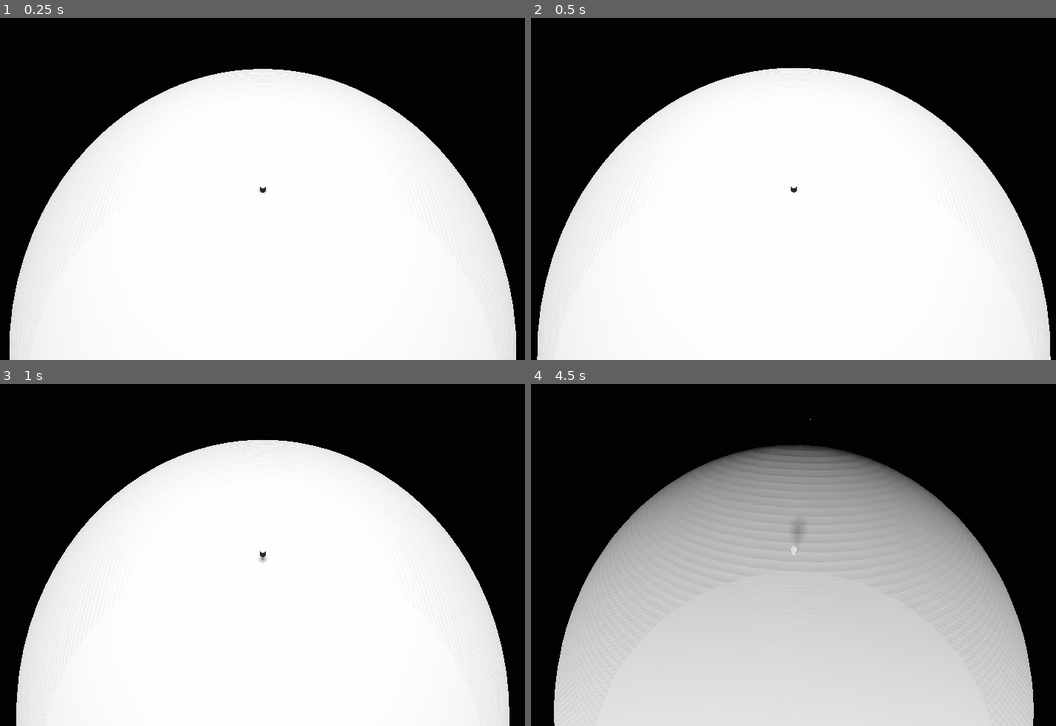
Above: before the commit, frames 1-4 (two rows, left to right).
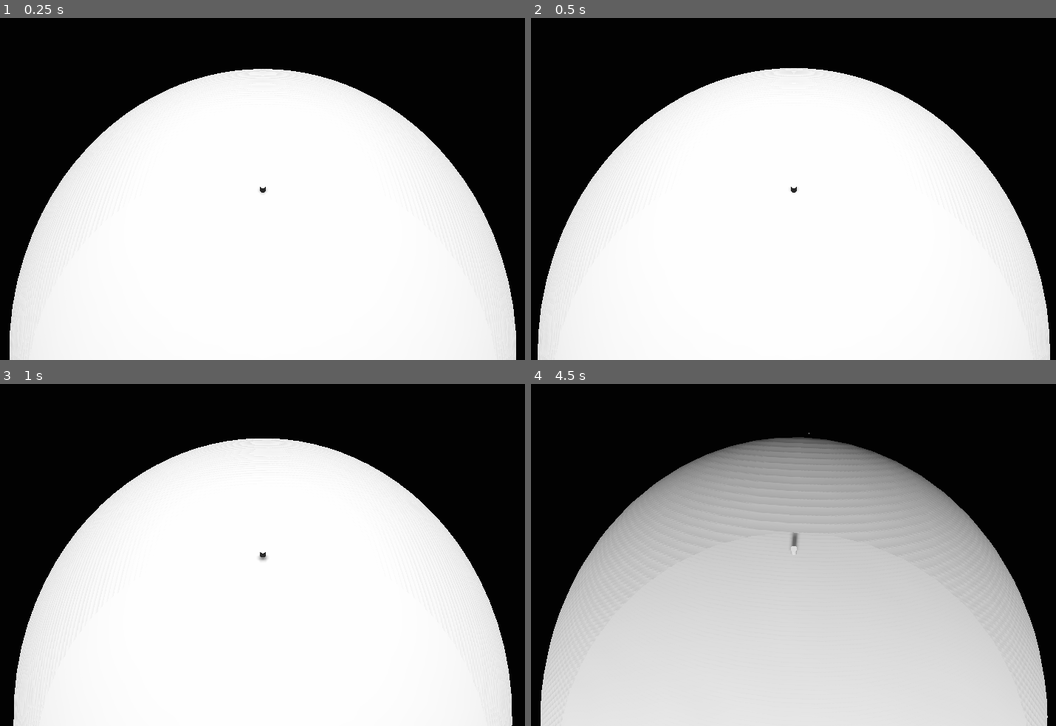
Above: after the commit, the same moments.

Repository: Ivorforce/Godot4-Custom-Gravity
Game: Godot game, scene res://scene/PlanetScene.tscn
Two runs of this game, one before a commit and one after it. Both use one fixed random seed, a clock stepped at 60 frames per second and the inputs below.
Inputs (mouse positions are in pixels of both pictures, inside the frame that each line leads up to):
- Up to frame 1 (0.25 s): no input
- Up to frame 2 (0.5 s): no input
- Up to frame 3 (1 s): move the mouse to (294, 551) at 0.52 s; hold W (forward) from 0.53 s (still down); tap Space (jump) at 0.6, 0.77 s
- Up to frame 4 (4.5 s): keep holding W (forward); tap Space (jump) at 1.07, 1.35, 1.52, 1.82, 2.1, 2.85, 3.02, 3.32, 3.6, 3.77, 4.07, 4.35 s; move the mouse to (762, 555) at 1.27 s; move the mouse to (809, 548) at 2.02 s; move the mouse to (788, 558) at 2.77 s; move the mouse to (840, 558) at 3.52 s; move the mouse to (751, 548) at 4.27 s

Frame 1 is identical in both runs. In frame 2, 0.2% of the frame differs, in the area x 1-100%, y 14-100%; in frame 3, 0.9%; in frame 4, 8.6%, in the area x 1-99%, y 10-100%.

Commit message:
Change some player properties.

Diff:
--- a/player/Player.gd
+++ b/player/Player.gd
@@ -1,10 +1,10 @@
 extends KinematicBody
 
 export var speed := 15.0
-export var jump_strength := 5.0
+export var jump_strength := 4.0
 
 export var velocity_control_floor := 50.0
-export var velocity_control_air := 10.0
+export var velocity_control_air := 5.0
 
 export var torque_control_floor := 10.0
 export var torque_control_air := 1.0
--- a/player/Player.tscn
+++ b/player/Player.tscn
@@ -7,7 +7,7 @@
 
 [sub_resource type="CapsuleShape" id=1]
 radius = 0.3
-height = 0.3
+height = 0.4
 
 [sub_resource type="CapsuleShape" id=2]
 radius = 0.3
Not shown, changed: scene/TorusScene.tscn
